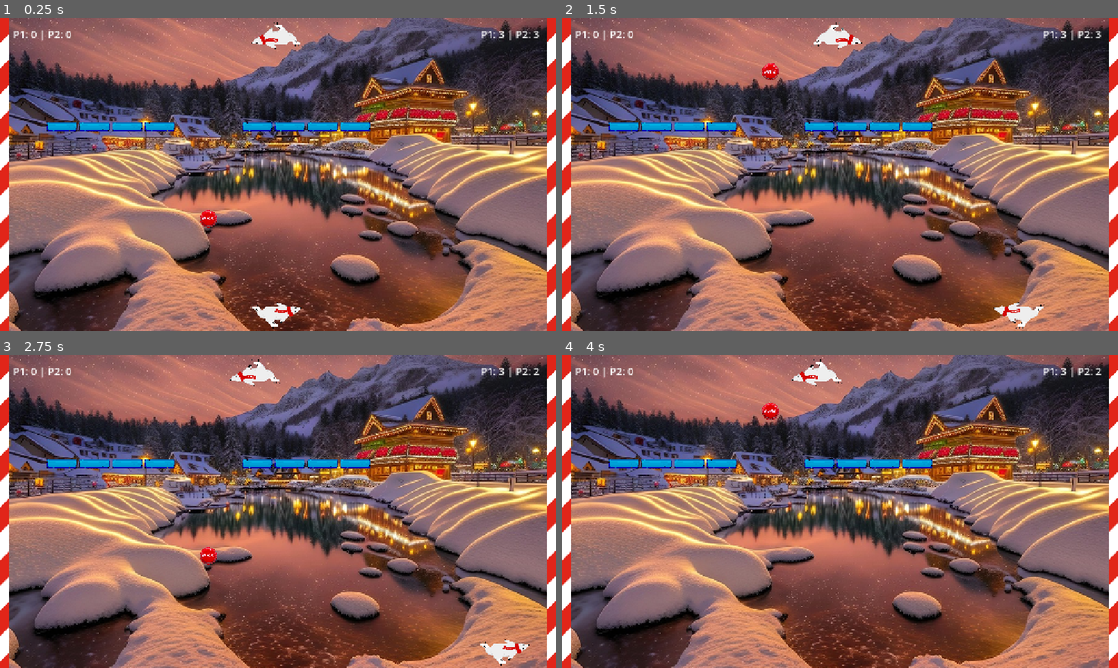
Above: before the commit, frames 1-4 (two rows, left to right).
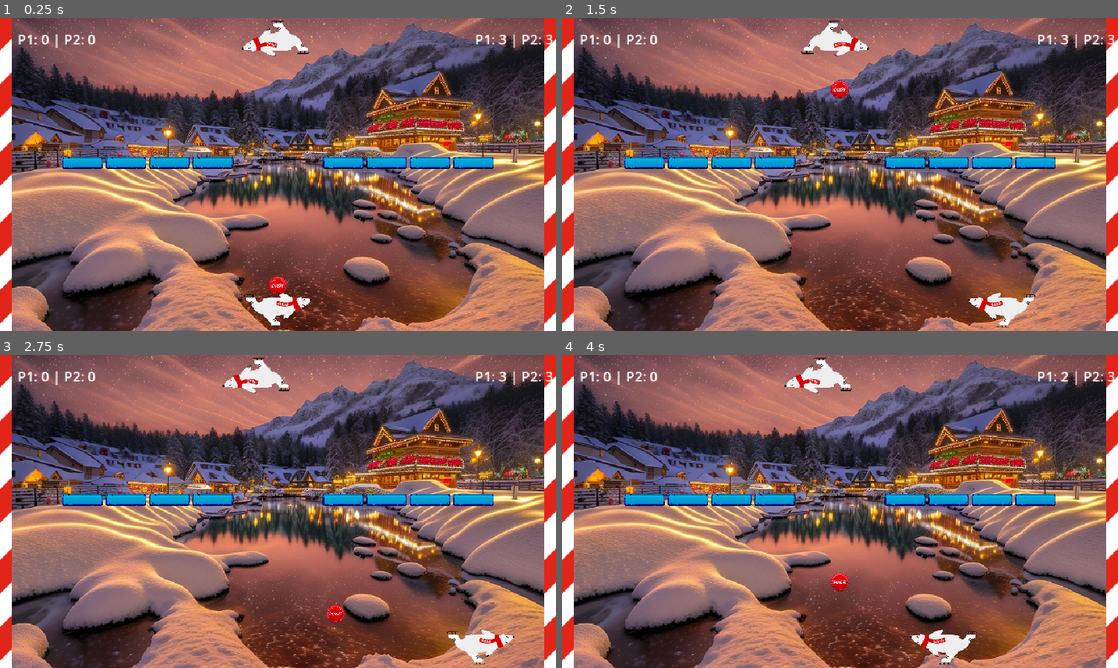
Above: after the commit, the same moments.

Repository: Alwedion/cocacolanoid
Game: Godot game, scene res://Scenes/arkanoid.tscn
Two runs of this game, one before a commit and one after it. Both use one fixed random seed, a clock stepped at 60 frames per second and the inputs below.
Inputs:
- Up to frame 1 (0.25 s): no input
- Up to frame 2 (1.5 s): tap Enter (ui_accept) at 0.5, 0.77 s; hold D (p1_right) 0.53-1.28 s; tap Left (p2_left) at 0.6 s; hold A (p1_left) from 1.28 s (still down); tap Right (p2_right) at 1.35 s
- Up to frame 3 (2.75 s): tap Enter (ui_accept) at 1.52 s; release A (p1_left) at 2.03 s; hold D (p1_right) from 2.03 s (still down); tap Left (p2_left) at 2.1 s
- Up to frame 4 (4 s): tap Right (p2_right) at 2.85 s; tap Enter (ui_accept) at 3.02, 3.77 s; release D (p1_right) at 3.53 s; hold A (p1_left) from 3.53 s (still down); tap Left (p2_left) at 3.6 s

The runs differ from the first frame. In frame 1, 57% of the frame differs, in the area x 0-100%, y 0-100%; in frame 2, 57%; in frame 3, 57%; in frame 4, 57%.

Commit message:
Revert "s"
This reverts commit 0304271ff0f5f97c55103c5265763c4524a43e86.

Diff:
--- a/Scenes/arkanoid.tscn
+++ b/Scenes/arkanoid.tscn
@@ -29,10 +29,9 @@
 [node name="Arkanoid" type="Node2D" unique_id=1074859914]
 
 [node name="Player1Paddle" type="CharacterBody2D" parent="." unique_id=1818522318]
-position = Vector2(636, 671)
+position = Vector2(480, 490)
 collision_layer = 4
 script = ExtResource("1_e3c5b")
-speed = 750.0
 
 [node name="CollisionShape2D" type="CollisionShape2D" parent="Player1Paddle" unique_id=1882703488]
 shape = SubResource("RectangleShape2D_guh18")
@@ -43,10 +42,9 @@
 texture = ExtResource("2_5y7lg")
 
 [node name="Player2Paddle" type="CharacterBody2D" parent="." unique_id=841086277]
-position = Vector2(636, 54)
+position = Vector2(475, 49)
 collision_layer = 4
 script = ExtResource("1_e3c5b")
-speed = 750.0
 player_id = 2
 
 [node name="CollisionShape2D" type="CollisionShape2D" parent="Player2Paddle" unique_id=1200410913]
@@ -62,8 +60,7 @@
 [node name="Walls" type="Node2D" parent="." unique_id=699596688]
 
 [node name="Top" type="StaticBody2D" parent="Walls" unique_id=1681111755]
-position = Vector2(557, -217)
-scale = Vector2(1.485, 1.485)
+position = Vector2(477, -217)
 collision_layer = 3
 
 [node name="CollisionShape2D" type="CollisionShape2D" parent="Walls/Top" unique_id=591146945]
@@ -74,7 +71,7 @@
 texture = ExtResource("3_hnee1")
 
 [node name="Left" type="StaticBody2D" parent="Walls" unique_id=1876122777]
-position = Vector2(10, 389)
+position = Vector2(10, 270)
 collision_layer = 3
 
 [node name="CollisionShape2D" type="CollisionShape2D" parent="Walls/Left" unique_id=674377675]
@@ -85,7 +82,7 @@
 texture = ExtResource("3_hnee1")
 
 [node name="Right" type="StaticBody2D" parent="Walls" unique_id=218471002]
-position = Vector2(1269, 387)
+position = Vector2(950, 270)
 collision_layer = 3
 
 [node name="CollisionShape2D" type="CollisionShape2D" parent="Walls/Right" unique_id=1853430737]
@@ -96,11 +93,12 @@
 texture = ExtResource("3_hnee1")
 
 [node name="Ball" type="CharacterBody2D" parent="." unique_id=1347679701]
-position = Vector2(636, 487.00003)
-scale = Vector2(2.5, 2.5)
+position = Vector2(480, 433)
+scale = Vector2(2, 2)
 collision_layer = 2
 collision_mask = 5
 script = ExtResource("2_01gq6")
+speed = null
 
 [node name="CollisionShape2D" type="CollisionShape2D" parent="Ball" unique_id=1370062926]
 shape = SubResource("CircleShape2D_guh18")
@@ -134,10 +132,10 @@
 text = "PUNTAJE: 0"
 
 [node name="LivesLabel" type="Label" parent="UI" unique_id=735886106]
-offset_left = 1107.0
+offset_left = 820.0
 offset_top = 20.0
-offset_right = 1203.0
-offset_bottom = 54.0
+offset_right = 879.0
+offset_bottom = 43.0
 theme_override_font_sizes/font_size = 24
 text = "VIDAS: 3"
 
@@ -223,8 +221,7 @@
 
 [node name="Background" type="Sprite2D" parent="." unique_id=1966947369]
 z_index = -10
-position = Vector2(602, 344)
-scale = Vector2(1.41, 1.41)
+position = Vector2(480, 270)
 texture = ExtResource("9_8kbsk")
 
 [connection signal="pressed" from="UI/GameOverPanel/VBoxContainer/RestartButton" to="Level" method="_on_restart_button_pressed"]
--- a/Scripts/level.gd
+++ b/Scripts/level.gd
@@ -42,14 +42,6 @@
 		get_tree().root.get_meta("game_mode", "two_players")
 	)
 
-	var top_wall := get_node_or_null("../Walls/Top")
-
-	if top_wall:
-		if game_mode == "single_player":
-			top_wall.position.y = 10.0
-		else:
-			top_wall.position.y = -217.0
-
 	player1_lives = starting_lives
 
 	if game_mode == "two_players":
@@ -161,25 +153,8 @@
 func ball_lost(player_id: int) -> void:
 	if player_id == 1:
 		player1_lives -= 1
-	elif player_id == 2:
+	else:
 		player2_lives -= 1
-
-	update_lives_display()
-
-	print("Player 1 lives: ", player1_lives)
-	print("Player 2 lives: ", player2_lives)
-
-	if game_mode == "single_player":
-		if player1_lives <= 0:
-			game_over(0)
-	else:
-		if player1_lives <= 0 or player2_lives <= 0:
-			if player1_score > player2_score:
-				game_over(1)
-			elif player2_score > player1_score:
-				game_over(2)
-			else:
-				game_over(0)
 
 	update_lives_display()
 
@@ -195,37 +170,28 @@
 			game_over(0)
 
 func game_over(winner_id: int) -> void:
-	if game_mode == "single_player":
-		print("GAME OVER!")
-
-		if final_score_label:
+	if winner_id == 0:
+		print("IT'S A DRAW!")
+	else:
+		print("PLAYER ", winner_id, " WINS!")
+
+	if final_score_label:
+		if winner_id == 0:
 			final_score_label.text = (
-                "GAME OVER!\n"
-				+ "Final Score: " + str(player1_score)
+				"IT'S A DRAW!\n"
+				+ "P1 Score: " + str(player1_score) + "\n"
+				+ "P2 Score: " + str(player2_score)
 			)
-
-	else:
-		if winner_id == 0:
-			print("IT'S A DRAW!")
-		else:
-			print("PLAYER ", winner_id, " WINS!")
-
-		if final_score_label:
-			if winner_id == 0:
-				final_score_label.text = (
-                    "IT'S A DRAW!\n"
-					+ "P1 Score: " + str(player1_score) + "\n"
-					+ "P2 Score: " + str(player2_score)
-				)
-			else:
-				final_score_label.text = (
-					"PLAYER " + str(winner_id) + " WINS!\n"
-					+ "P1 Score: " + str(player1_score) + "\n"
-					+ "P2 Score: " + str(player2_score)
-				)
+		else:
+			final_score_label.text = (
+				"PLAYER " + str(winner_id) + " WINS!\n"
+				+ "P1 Score: " + str(player1_score) + "\n"
+				+ "P2 Score: " + str(player2_score)
+			)
 
 	if game_over_panel:
 		game_over_panel.visible = true
+
 
 func _process(_delta: float) -> void:
 	if Input.is_action_just_pressed("pause"):
--- a/project.godot
+++ b/project.godot
@@ -17,8 +17,8 @@
 
 [display]
 
-window/size/viewport_width=1280
-window/size/viewport_height=720
+window/size/viewport_width=960
+window/size/viewport_height=540
 window/stretch/mode="canvas_items"
 window/stretch/aspect="expand"
 
